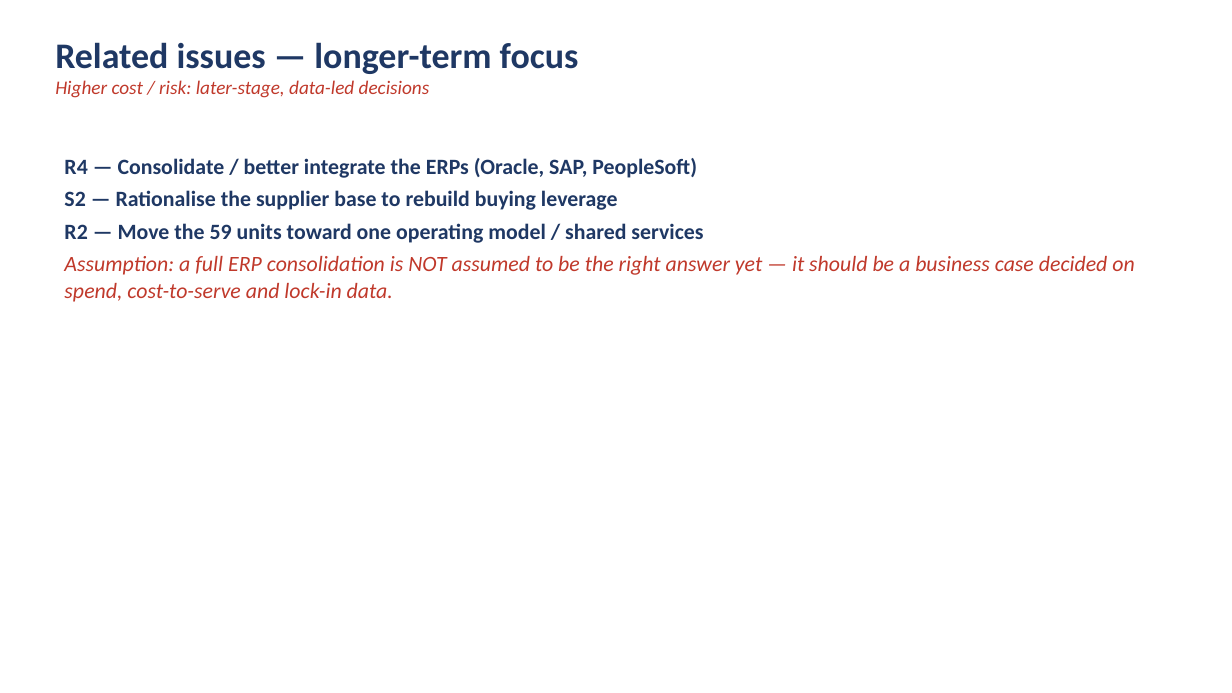
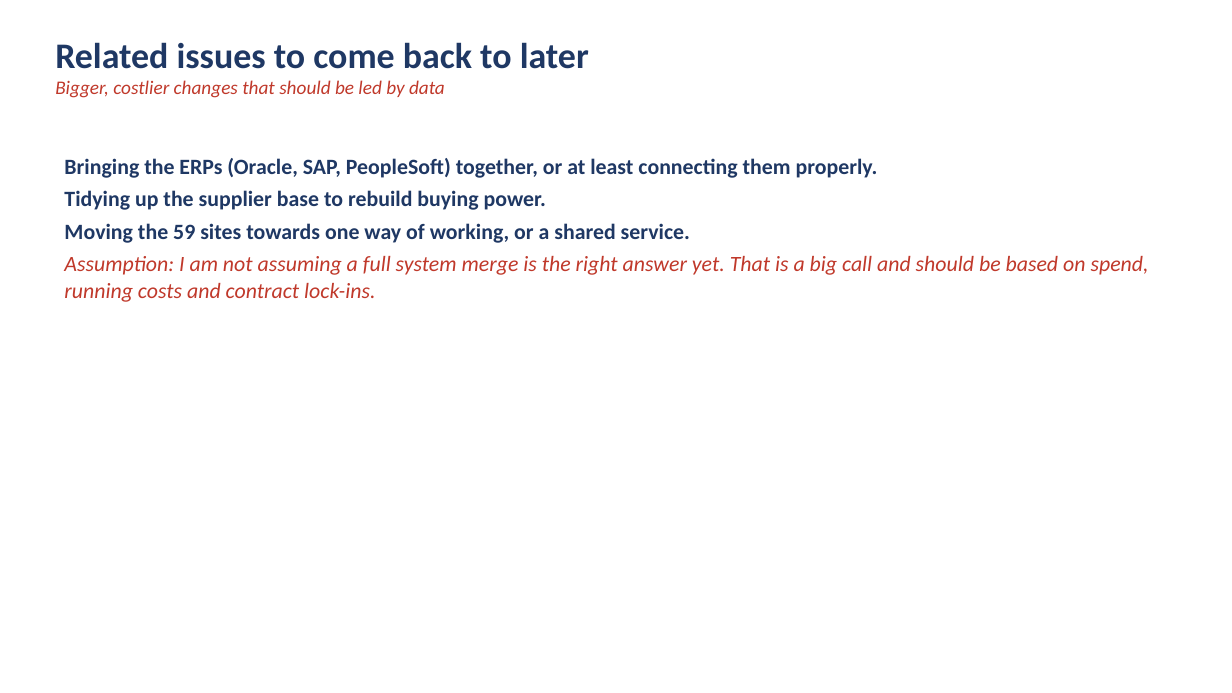
Before and after one commit to DAVIDEJI20/-irri-website, a slide deck: slide 8 of NextTech_Procurement_Analysis.pptx. Drawn at 1232x693 pixels with LibreOffice and Linux fonts; fonts in the diff are those of the drawing. Boxes give left, top, right and bottom in pixels: in the first picture for what was removed or moved away, otherwise in the second. Text is boxed around its words. In the diff, an @@ line names an element or a change of style, - is before the commit and + after.

```diff
--- a/NextTech_Procurement_Analysis.pptx
+++ b/NextTech_Procurement_Analysis.pptx
@@ text at (x1=55, y1=42, x2=589, y2=98): text changed @@
-Related issues — longer-term focus
-Higher cost / risk: later-stage, data-led decisions
+Related issues to come back to later
+Bigger, costlier changes that should be led by data
@@ text at (x1=64, y1=158, x2=1149, y2=302): text changed @@
-R4 — Consolidate / better integrate the ERPs (Oracle, SAP, PeopleSoft)
-S2 — Rationalise the supplier base to rebuild buying leverage
-R2 — Move the 59 units toward one operating model / shared services
-Assumption: a full ERP consolidation is NOT assumed to be the right answer yet — it should be a business case decided on spend, cost-to-serve and lock-in data.
+Bringing the ERPs (Oracle, SAP, PeopleSoft) together, or at least connecting them properly.
+Tidying up the supplier base to rebuild buying power.
+Moving the 59 sites towards one way of working, or a shared service.
+Assumption: I am not assuming a full system merge is the right answer yet. That is a big call and should be based on spend, running costs and contract lock-ins.
```
Also in this commit, not shown: 11 other slides changed, 1 other file.
